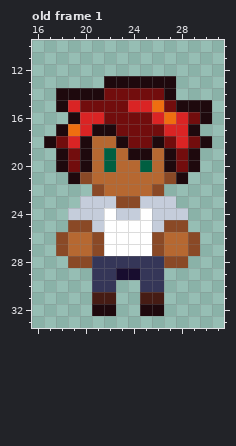
A pixel-art file gets an edit: DetentionProject/Aseprite/Npc's/Carlos.aseprite. The first picture shows the starting point.
48x48 pixels, 2 frames. Shown: old frame 1: x 16..31, y 10..33. The commit also changed other frames, which this record leaves out.
New version:
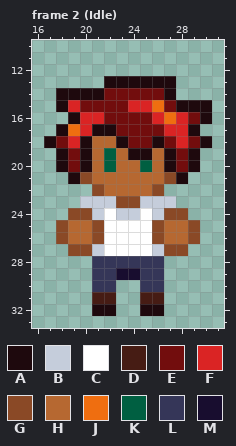
Palette (. is transparent): A #1e090d  B #c5cddb  C #ffffff  D #461c14  E #720d0d  F #da2424  G #8a4926  H #b66831  J #ef6e10  K #005f41  L #353658  M #180d2f
A new or re-ordered frame is compared with the old frame closest to it.
The commit says: All npcs idle sprites
From old to new:
frames re-ordered
Frame 2 (Idle) against old frame 1, layer "hands":
The edit turns colour G into colour B in row 27 at x 21 and 26.
There is now colour G in row 25 at x 18 and 29.
The edit turns colour B into colour G in row 24 at x 19 to 20 and 27 to 28; in row 25 at x 21 and 26.
The edit turns colour H into colour G in row 27 at x 19 to 20 and 27 to 28.
The edit turns colour G into colour H in row 25 at x 19 to 20 and 27 to 28.
Colour G is removed in row 27 at x 18 and 29; in row 28 at x 19 to 20 and 27 to 28.
